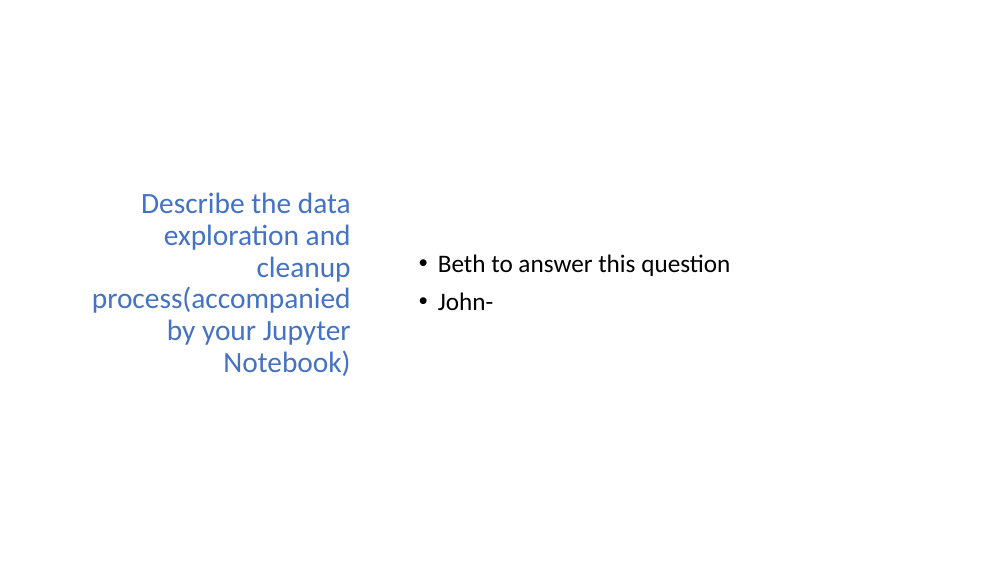
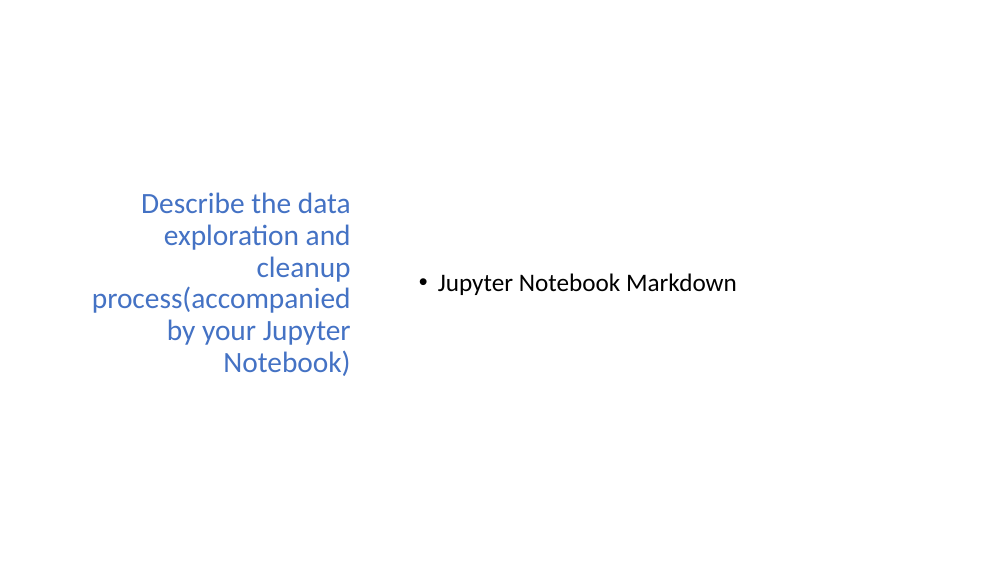
Before and after one commit to nicholasiii/GroupAssignement1, a slide deck: slide 5 of Group 2.pptx. Drawn at 1008x567 pixels with LibreOffice and Linux fonts; fonts in the diff are those of the drawing. Boxes give left, top, right and bottom in pixels: in the first picture for what was removed or moved away, otherwise in the second. Text is boxed around its words. In the diff, an @@ line names an element or a change of style, - is before the commit and + after.

```diff
--- a/Group 2.pptx
+++ b/Group 2.pptx
@@ text at (x1=438, y1=273, x2=737, y2=295): text changed @@
-• Beth to answer this question
-• John-
+• Jupyter Notebook Markdown
```
Also in this commit, not shown: 5 other slides changed, 3 slides added, 3 slides removed.
